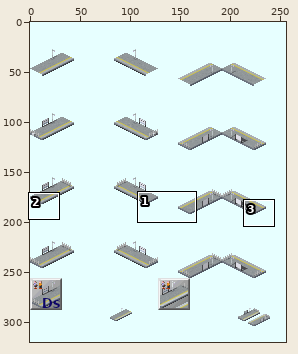
Sprite sheet -- source/platform-1.png. Above: a wide view before the commit, with the close-up outlined.
Close-up. First the earlier version:
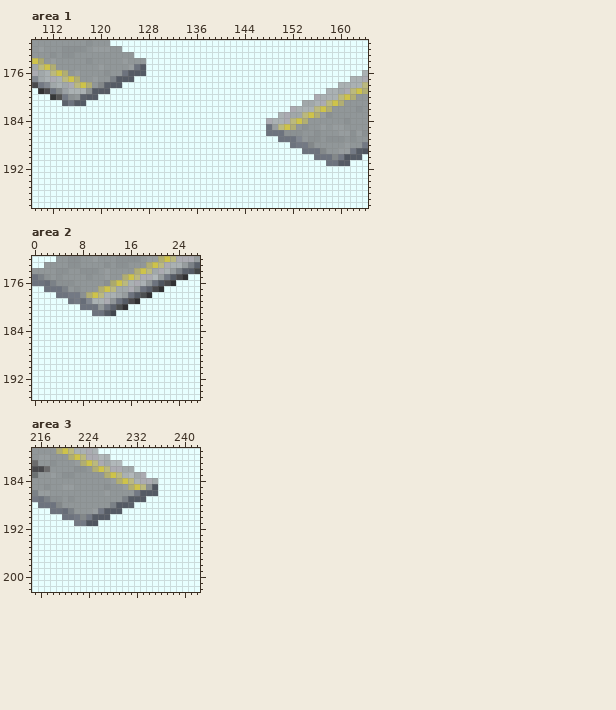
The file is 256x320 pixels. Colours within 5 levels of each other are drawn and written as one. Shown: area 1: x 109..164, y 171..198; area 2: x 0..27, y 172..195; area 3: x 215..242, y 179..202.
The same view after the edit:
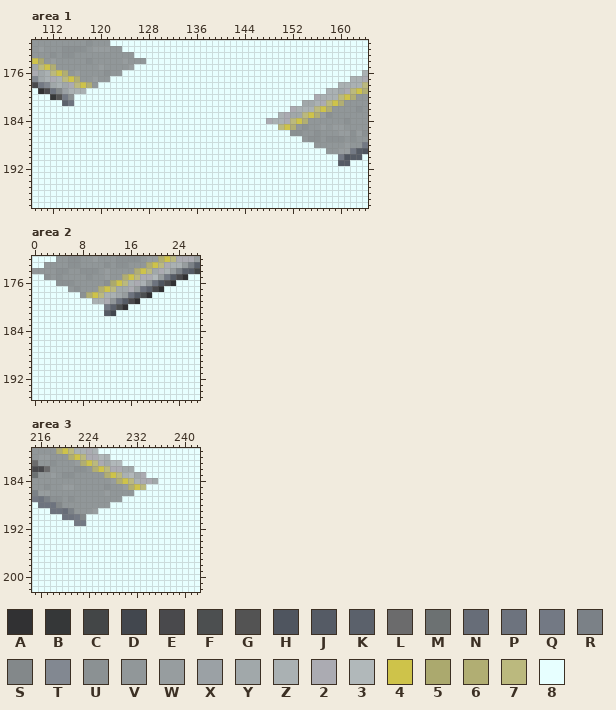
Palette (. is transparent): A #313133  B #353738  C #434647  D #42474e  E #49494c  F #4c4f50  G #535353  H #4f555f  J #555b65  K #5b616b  L #6b6b6c  M #6c7172  N #676d78  P #6d737e  Q #737984  R #7b8187  S #83888a  T #828891  U #8b9193  V #919799  W #979d9f  X #9ba1a5  Y #a1a8aa  Z #aab1b3  2 #ababb2  3 #b1b8ba  4 #cec34a  5 #aba96e  6 #b1ae73  7 #bbb97e  8 #e7ffff
The exact change:
--- area 1
@@ x 114..129 @@
 174 VVVVUVVVVVWVVV88
-175 VVVVVVWVVVVWPJ88
-176 6VWVVVVUVVPJJJ88
-177 746VVWVVRJJJ8888
-178 Y2746VSKJJ888888
-179 XZZZUJJJ88888888
-180 QUVKJJ8888888888
-181 KPJJ888888888888
+175 VVVVVVWVVVVW8888
+176 6VWVVVVUVV888888
+177 746VVWVV88888888
+178 Y2746V8888888888
+179 XZZZ888888888888
+180 QU88888888888888
+181 KP88888888888888
 182 8888888888888888
@@ x 146..161 @@
 184 882ZZ2746VVVVVVU
-185 88PW746VUVVWVWWV
-186 88PPPUUUVVUVVVWW
-187 8888PPPTVUUVUUUV
-188 888888PQQSVVVVVW
-189 88888888PPPSVVWW
-190 8888888888PPPSQH
-191 888888888888PPJJ
+185 8888746VUVVWVWWV
+186 888888UUVVUVVVWW
+187 88888888VUUVUUUV
+188 8888888888VVVVVW
+189 888888888888VVWW
+190 88888888888888QH
+191 88888888888888JJ
 192 8888888888888888
--- area 2
@@ x 0..13 @@
 174 VVVVUUVVUUUVWV
-175 PRUVUVVVVUVVWV
-176 PPNRUUUVVVVVU5
-177 88PPPRVUVVV647
-178 8888PPQQU647ZZ
-179 888888PQNTZZ2V
-180 88888888PPPVQK
-181 8888888888PPJD
+175 88UVUVVVVUVVWV
+176 8888UUUVVVVVU5
+177 888888VUVVV647
+178 88888888U647ZZ
+179 8888888888ZZ2V
+180 888888888888QK
+181 888888888888JD
 182 88888888888888
--- area 3
@@ x 222..237 @@
 184 VVVVVVW647Z22Y88
-185 VVVVVUVVW647UH88
-186 VVVVVWVVVVQJJJ88
-187 VVVVVVVVRJJJ8888
-188 VVVVVVRJJK888888
-189 VVVWQJJJ88888888
-190 QSQJJJ8888888888
-191 QQHH888888888888
+185 VVVVVUVVW6478888
+186 VVVVVWVVVV888888
+187 VVVVVVVV88888888
+188 VVVVVV8888888888
+189 VVVW888888888888
+190 QS88888888888888
+191 QQ88888888888888
 192 8888888888888888
